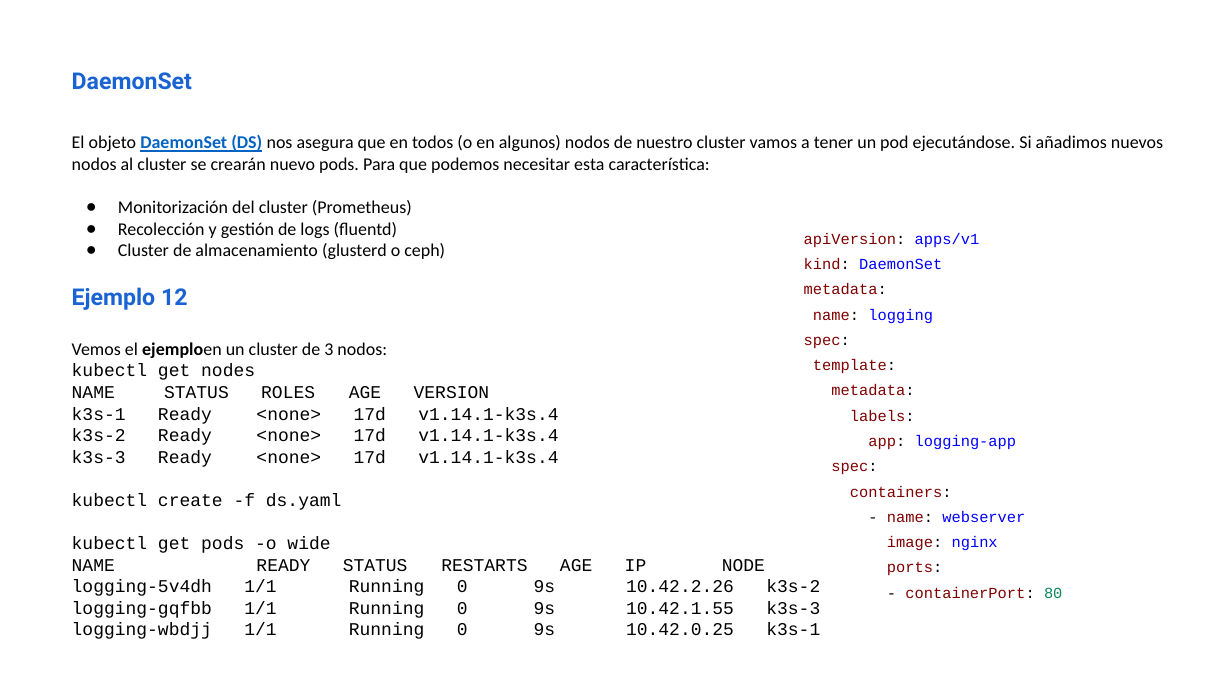
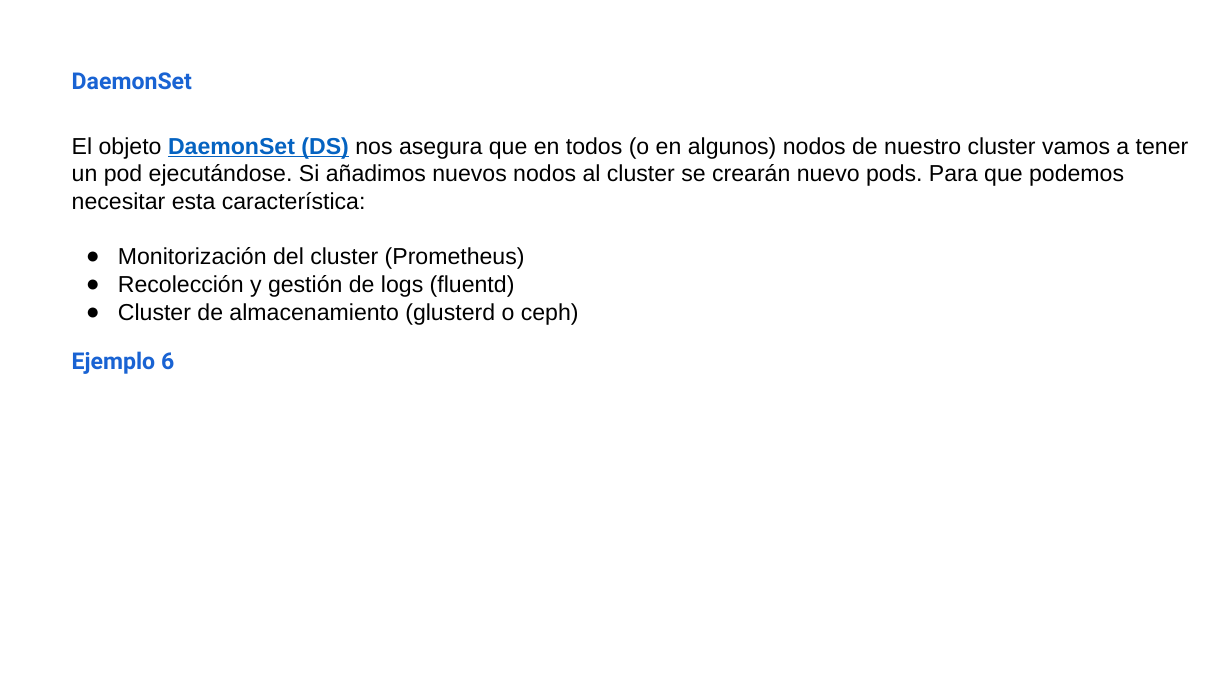
Before and after one commit to iesgn/kubernetes-storm, a slide deck: slide 13 of unidad3/presentacion_unidad3-3.odp (slide 15 before the commit). Drawn at 1232x693 pixels with LibreOffice and Linux fonts; fonts in the diff are those of the drawing. Boxes give left, top, right and bottom in pixels: in the first picture for what was removed or moved away, otherwise in the second. Text is boxed around its words. In the diff, an @@ line names an element or a change of style, - is before the commit and + after.

```diff
--- a/unidad3/presentacion_unidad3-3.odp
+++ b/unidad3/presentacion_unidad3-3.odp
@@ text at box(72, 137, 1189, 325): size 14 to 18 pt, font Calibri to Arial @@
@@ text removed at box(804, 233, 1062, 598) @@
-apiVersion: apps/v1
-kind: DaemonSet
-metadata:
-name: logging
-spec:
-template:
-metadata:
-labels:
-app: logging-app
-spec:
-containers:
-- name: webserver
-image: nginx
-ports:
-- containerPort: 80
@@ text at box(72, 351, 174, 374): text changed; size 14 to 18 pt; font Courier New to Roboto; text colour #000000 to #1963D3; bold on @@
-Ejemplo 12
-Vemos el ejemploen un cluster de 3 nodos:
-kubectl get nodes
-NAME STATUS ROLES AGE VERSION
-k3s-1 Ready <none> 17d v1.14.1-k3s.4
-k3s-2 Ready <none> 17d v1.14.1-k3s.4
-k3s-3 Ready <none> 17d v1.14.1-k3s.4
-kubectl create -f ds.yaml
-kubectl get pods -o wide
-NAME READY STATUS RESTARTS AGE IP NODE
-logging-5v4dh 1/1 Running 0 9s 10.42.2.26 k3s-2
-logging-gqfbb 1/1 Running 0 9s 10.42.1.55 k3s-3
-logging-wbdjj 1/1 Running 0 9s 10.42.0.25 k3s-1
+Ejemplo 6
```
Also in this commit, not shown: 7 other slides changed, 3 slides added, 8 slides removed, 2 other files.
